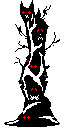
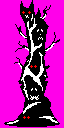
The second 64x128 image is a revision of the first. Changes to its layers:
painted on "Layer 0" over (7, 14, 58, 122)
showed "Layer 1" over (0, 0, 64, 128)
